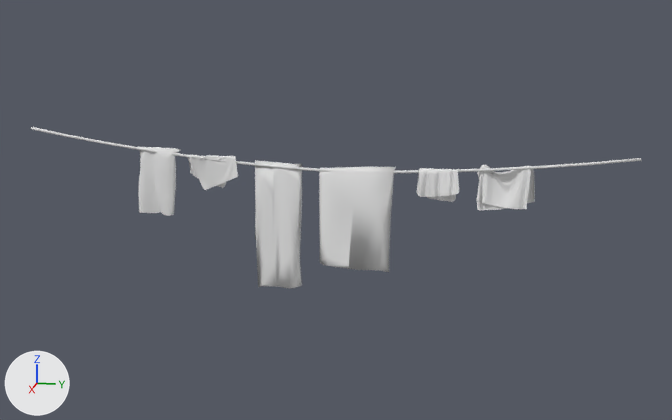
Two versions of the FBX model Assets/FBX/LaundrySheets_b.fbx, one commit apart.
Both versions are drawn from a 50 mm lens placed at (-4.08, -28.59, 4.12), pointed at (-15.87, -30.95, 1.17). Arrows for +X, +Y and +Z are at lower left; the lights stay in place. The picture after the commit comes second. Where no turn or scale is listed for an object, it has been applied to the vertices.

Names of what the first picture shows: 'Line', 'Sheet', 'Sheet.001', 'Sheet.002', 'Sheet.003', 'Sheet.004', 'Sheet.005'.
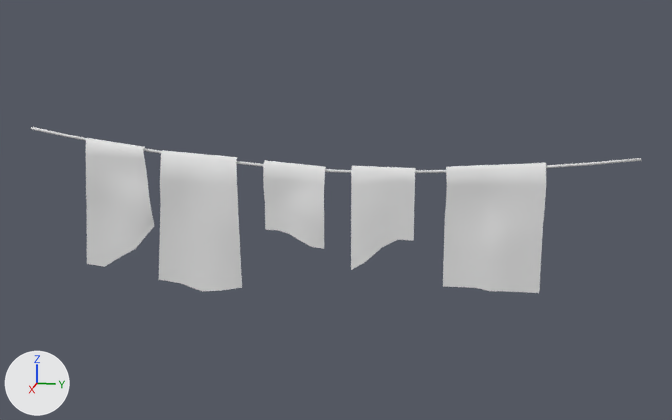
The change, as JSON lines over the scene's bpy script:
```json
{"op": "add", "block": "me_cube_036", "code": ["me_cube_036 = bpy.data.meshes.new('Cube.036')", "me_cube_036.from_pydata(...)  # 254 vertices, 368 faces; spans x -0.01..0.15, y -0.53..5.72, z -1.15..0.93"]}
{"op": "remove", "block": "ob_sheet_002", "code": ["ob_sheet_002 = bpy.data.objects.new('Sheet.002', me_object_3_006)", "ob_sheet_002.location = (-15.76, -29.6, 1.59)"]}
{"op": "remove", "block": "ob_sheet_001", "code": ["ob_sheet_001 = bpy.data.objects.new('Sheet.001', me_object_3_003)", "ob_sheet_001.location = (-15.81, -32.6, 1.63)"]}
{"op": "remove", "block": "ob_sheet_003", "code": ["ob_sheet_003 = bpy.data.objects.new('Sheet.003', me_b__ziercurve_mat_4_0_002)", "ob_sheet_003.location = (-15.82, -33.37, 1.48)"]}
{"op": "remove", "block": "ob_sheet_005", "code": ["ob_sheet_005 = bpy.data.objects.new('Sheet.005', me_b__ziercurve_mat_3_0_003)", "ob_sheet_005.location = (-15.79, -31.72, 0.95)"]}
{"op": "remove", "block": "ob_sheet", "code": ["ob_sheet = bpy.data.objects.new('Sheet', me_object_3_002)", "ob_sheet.location = (-15.8, -28.75, 1.58)"]}
{"op": "remove", "block": "ob_sheet_004", "code": ["ob_sheet_004 = bpy.data.objects.new('Sheet.004', me_b__ziercurve_mat_3_0_002)", "ob_sheet_004.location = (-15.78, -30.65, 1.26)"]}
{"op": "add", "block": "ob_cube_005", "code": ["ob_cube_005 = bpy.data.objects.new('Cube.005', me_cube_036)", "ob_cube_005.location = (-15.77, -33.98, 1.12)"]}
```

Where the change shows, as pixel boxes [x1, y1, x2, y2] in the pictures (672 x 420 px):
```json
{"object": "Cube.005", "change": "added", "after": [86, 138, 546, 293]}
{"object": "Sheet.004", "change": "deleted", "before": [319, 167, 396, 272]}
{"object": "Sheet.005", "change": "deleted", "before": [255, 160, 302, 288]}
{"object": "Sheet.003", "change": "deleted", "before": [138, 146, 181, 216]}
{"object": "Sheet", "change": "deleted", "before": [476, 165, 535, 210]}
{"object": "Sheet.001", "change": "deleted", "before": [188, 155, 238, 190]}
{"object": "Sheet.002", "change": "deleted", "before": [417, 168, 459, 202]}
```
